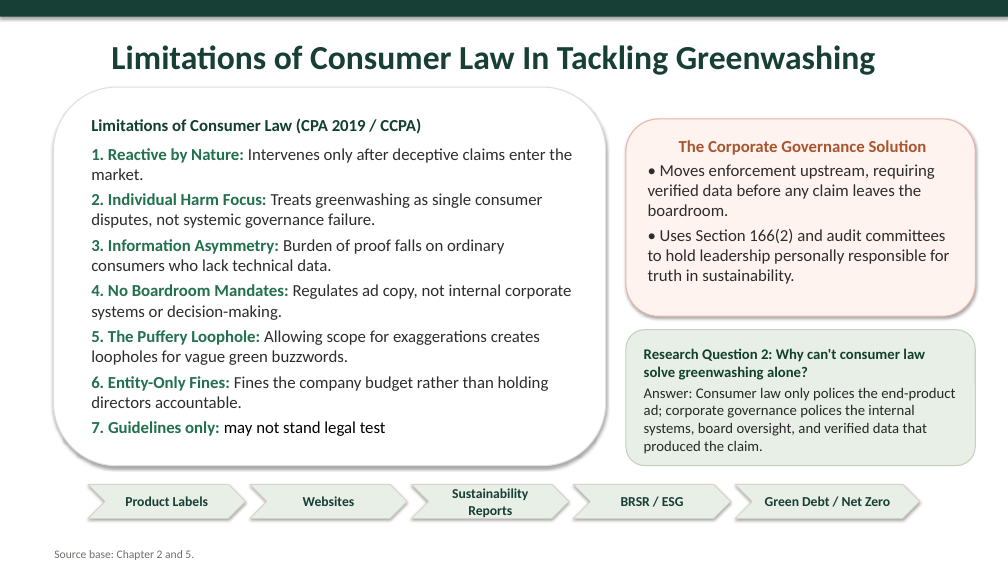
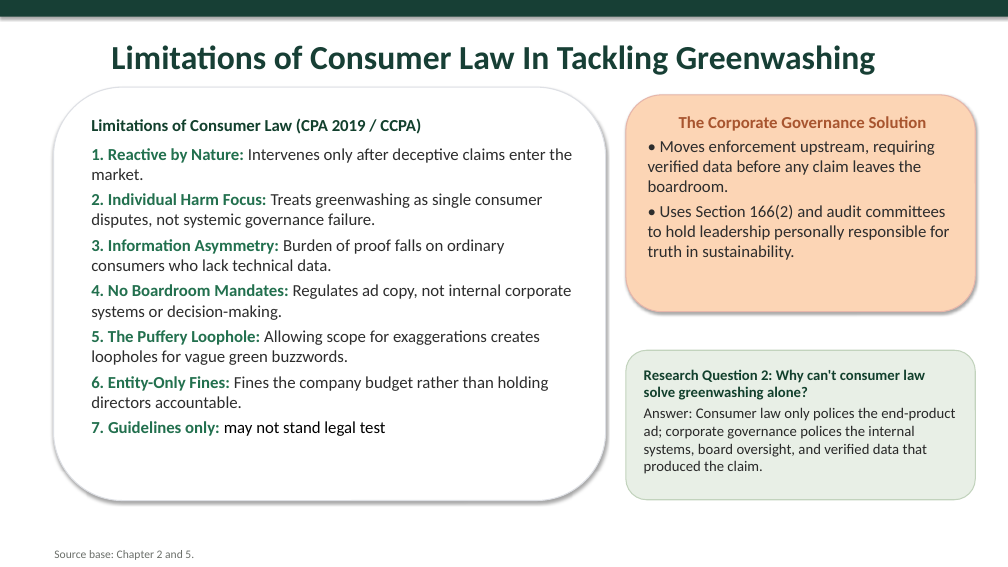
Before and after one commit to atul516/Final-VIva, a slide deck: slide 11 of Thesis Defence Presentation Final.pptx. Drawn at 1008x567 pixels with LibreOffice and Linux fonts; fonts in the diff are those of the drawing. Boxes give left, top, right and bottom in pixels: in the first picture for what was removed or moved away, otherwise in the second. Text is boxed around its words. In the diff, an @@ line names an element or a change of style, - is before the commit and + after.

```diff
--- a/Thesis Defence Presentation Final.pptx
+++ b/Thesis Defence Presentation Final.pptx
@@ rounded rectangle: place and size @@
-rounded rectangle at <box>54,87,606,466</box>
+rounded rectangle at <box>54,87,606,501</box>
@@ rounded rectangle: place and size @@
-rounded rectangle at <box>626,119,975,316</box>
+rounded rectangle at <box>626,95,975,312</box>
@@ rounded rectangle at <box>626,95,975,312</box>: fill #FFF3F0 to #FCD5B5 @@
@@ text "The Corporate Governance Solution": place and size @@
-text "The Corporate Governance Solution" at <box>648,140,949,284</box>
+text "The Corporate Governance Solution" at <box>648,116,949,260</box>
@@ rounded rectangle: place and size @@
-rounded rectangle at <box>626,330,975,466</box>
+rounded rectangle at <box>626,350,975,500</box>
@@ text "Research Question 2: Why can't ...": place and size @@
-text "Research Question 2: Why can't ..." at <box>644,348,955,454</box>
+text "Research Question 2: Why can't ..." at <box>644,369,955,474</box>
@@ chevron removed at <box>88,485,246,519</box> @@
-Product Labels
@@ chevron removed at <box>250,485,408,519</box> @@
-Websites
@@ chevron removed at <box>412,485,569,519</box> @@
-Sustainability Reports
@@ chevron removed at <box>574,485,731,519</box> @@
-BRSR / ESG
@@ chevron removed at <box>736,485,920,519</box> @@
-Green Debt / Net Zero
```
Also in this commit, not shown: 4 other slides changed, 1 other file.
